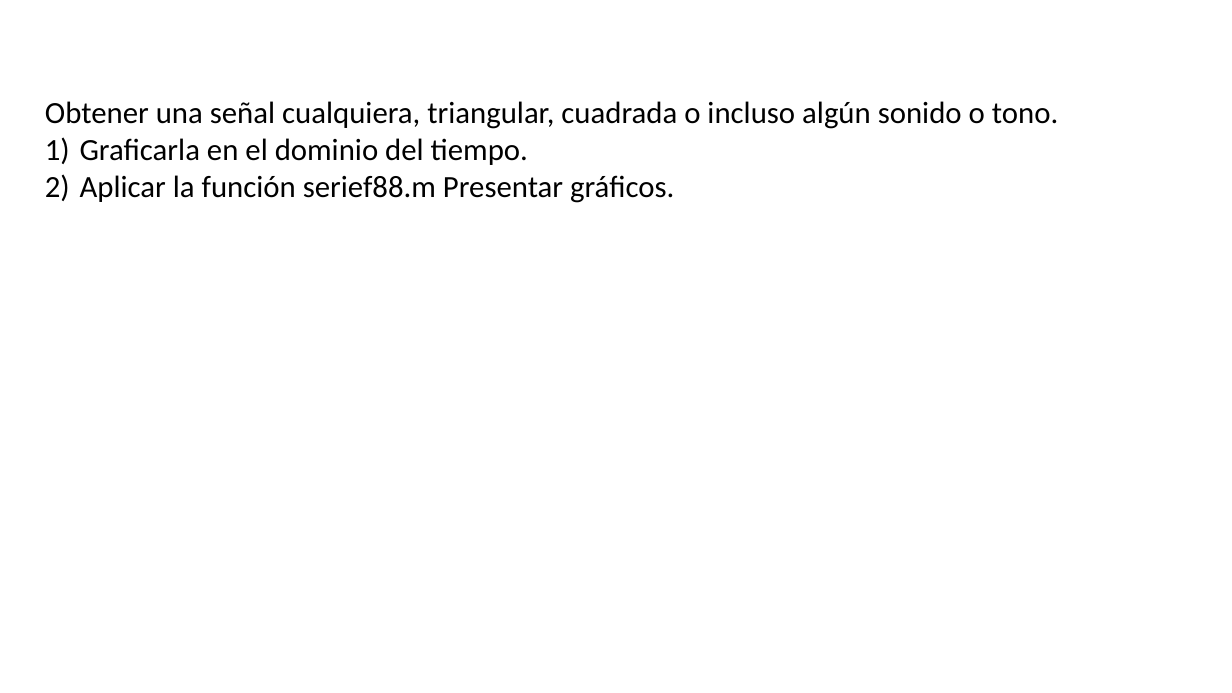
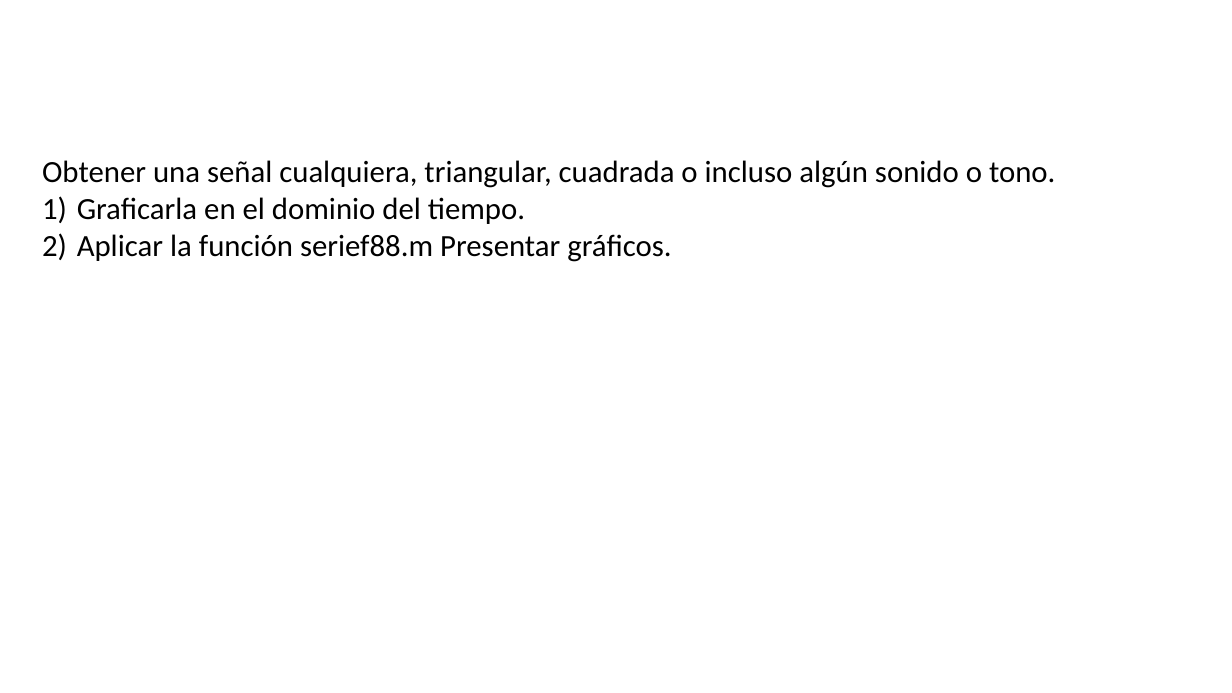
Before and after one commit to odeluigi/Analisis, a slide deck: slide 18 of TP3/Presentacion-TP-3.pptx. Drawn at 1232x693 pixels with LibreOffice and Linux fonts; fonts in the diff are those of the drawing. Boxes give left, top, right and bottom in pixels: in the first picture for what was removed or moved away, otherwise in the second. Text is boxed around its words. In the diff, an @@ line names an element or a change of style, - is before the commit and + after.

Commit message:
UpdateTP3

```diff
--- a/TP3/Presentacion-TP-3.pptx
+++ b/TP3/Presentacion-TP-3.pptx
@@ text "Obtener una señal cualquiera, triangular, ...": place and size @@
-text "Obtener una señal cualquiera, triangular, ..." at [45, 101, 1058, 203]
+text "Obtener una señal cualquiera, triangular, ..." at [42, 160, 1055, 262]
```
